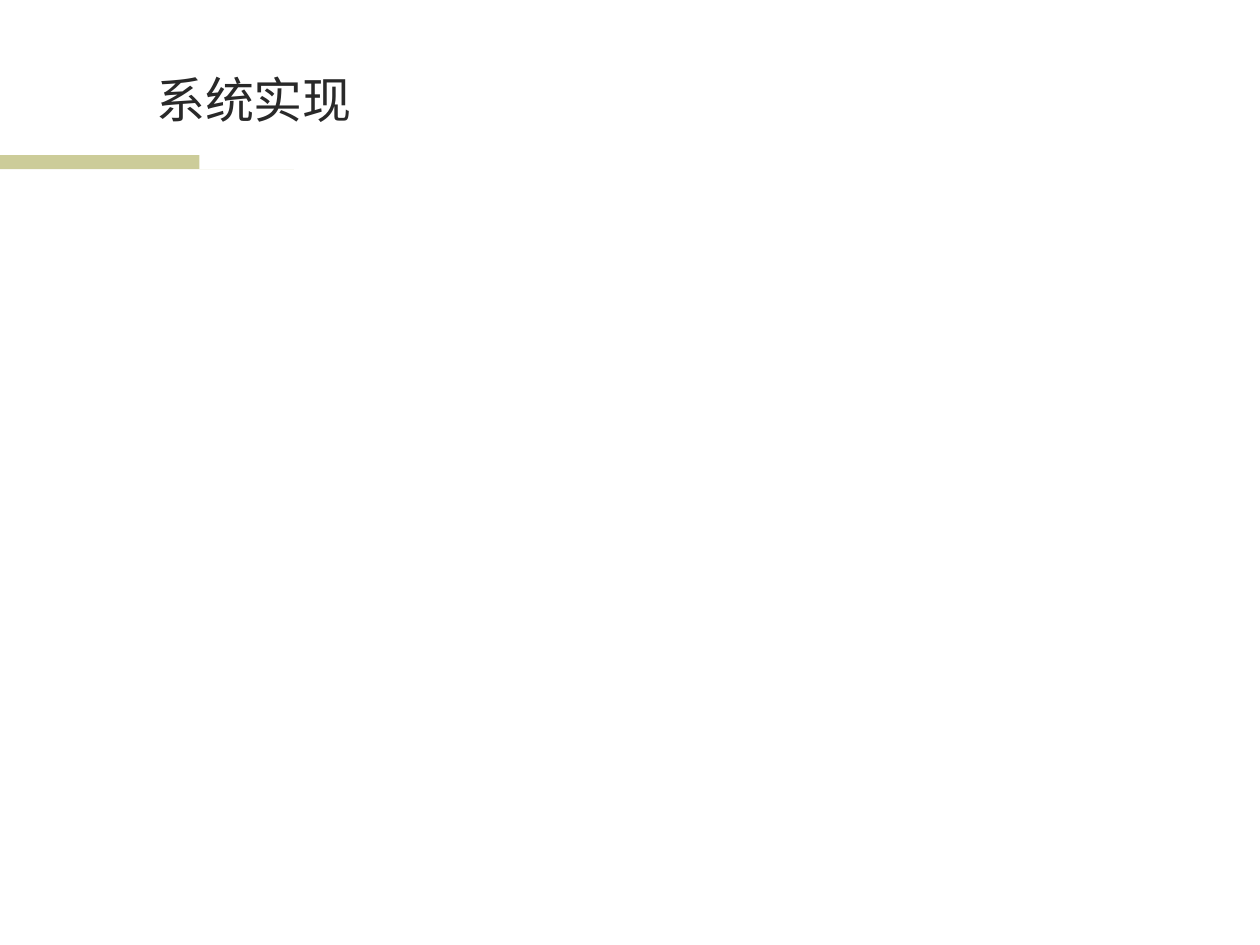
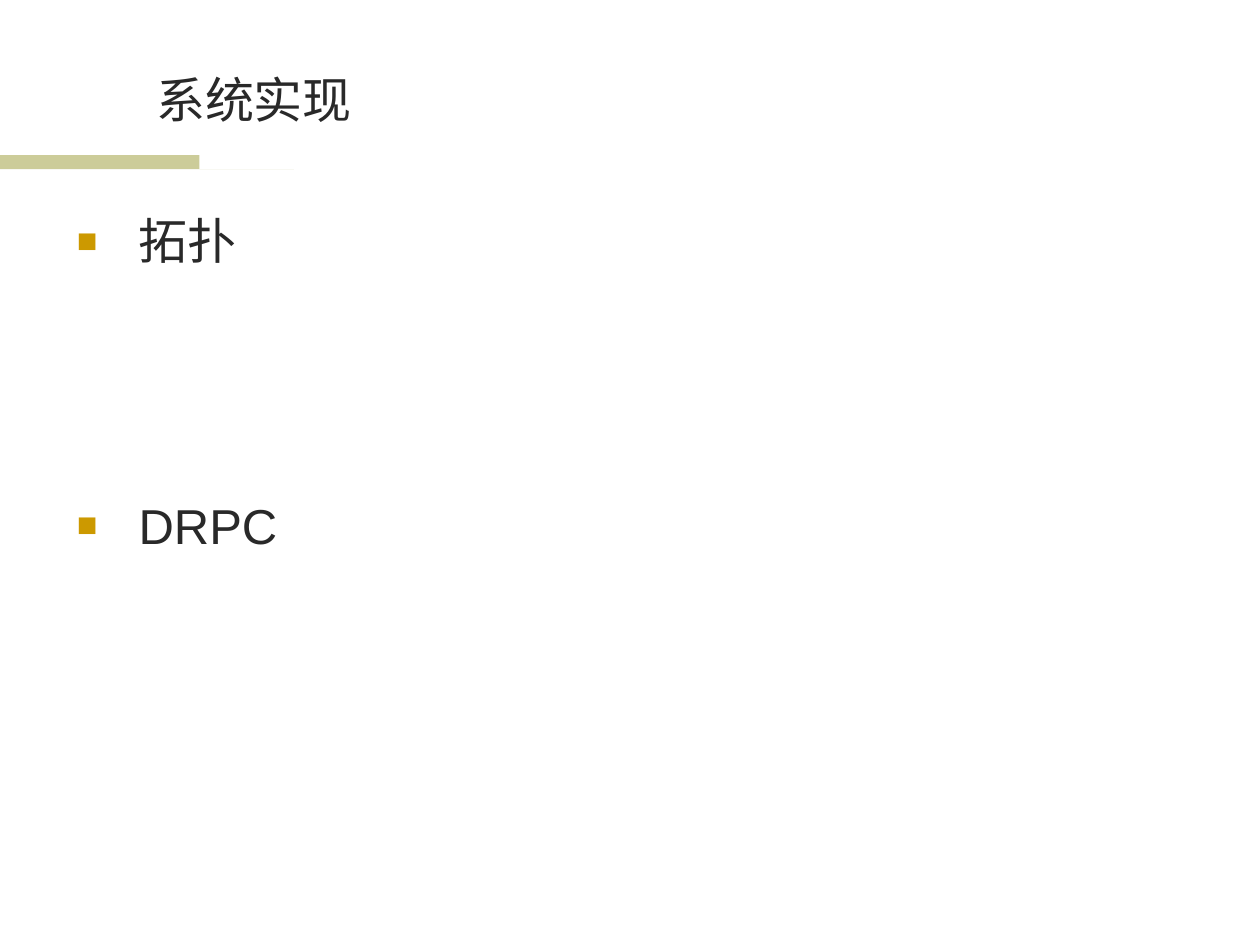
Before and after one commit to wwssttt/NJUThesis, a slide deck: slide 12 of ppt/一种基于时间序列分析的个性化音乐推荐系统及其实现.ppt (slide 9 before the commit). Drawn at 1260x945 pixels with LibreOffice and Linux fonts; fonts in the diff are those of the drawing; background and template pictures are left out. Boxes give left, top, right and bottom in pixels: in the first picture for what was removed or moved away, otherwise in the second. Text is boxed around its words. In the diff, an @@ line names an element or a change of style, - is before the commit and + after.

```diff
--- a/ppt/一种基于时间序列分析的个性化音乐推荐系统及其实现.ppt
+++ b/ppt/一种基于时间序列分析的个性化音乐推荐系统及其实现.ppt
@@ text added at (139, 218, 278, 545), 28 pt, text #292929 @@
+■ 拓扑
+■ DRPC
```
Also in this commit, not shown: 5 other slides changed, 8 slides added, 4 slides removed, 1 other file.
